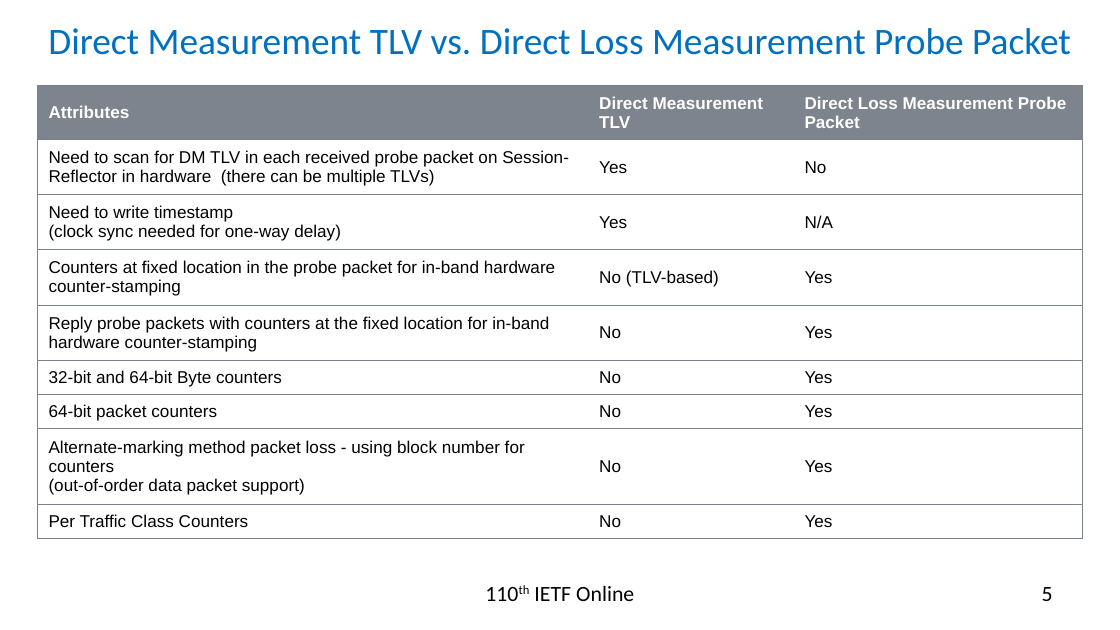
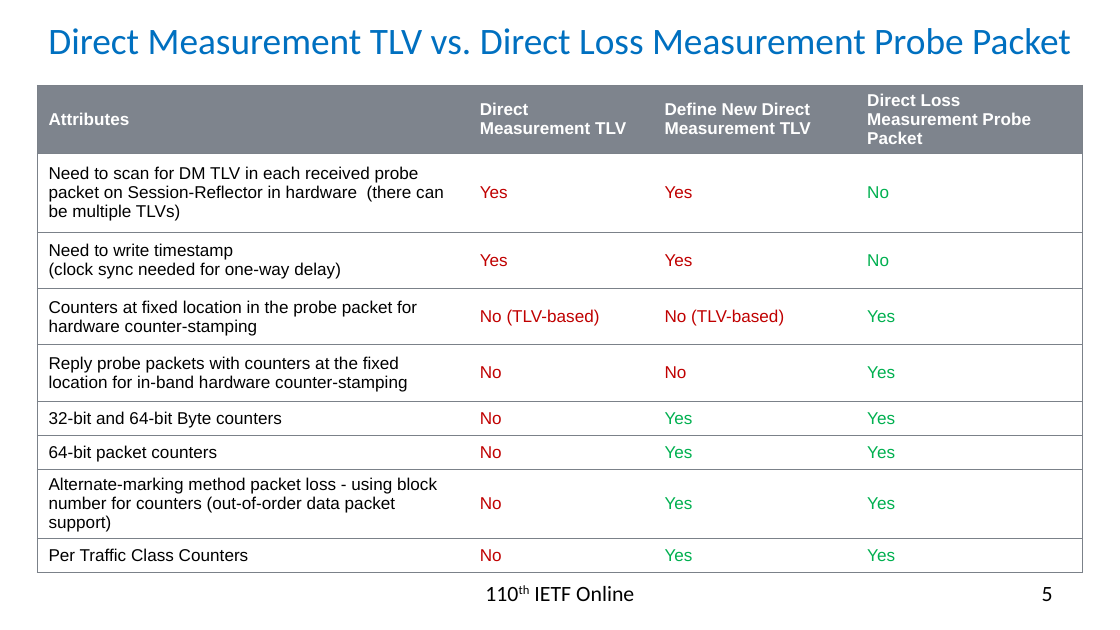
Before and after one commit to rakgandhi/ietf-slides, a slide deck: slide 5 of draft-gandhi-ippm-simple-direct-loss-00.pptx. Drawn at 1120x630 pixels with LibreOffice and Linux fonts; fonts in the diff are those of the drawing. Boxes give left, top, right and bottom in pixels: in the first picture for what was removed or moved away, otherwise in the second. Text is boxed around its words. In the diff, an @@ line names an element or a change of style, - is before the commit and + after.

```diff
--- a/draft-gandhi-ippm-simple-direct-loss-00.pptx
+++ b/draft-gandhi-ippm-simple-direct-loss-00.pptx
@@ table at [37, 85, 1082, 565] @@
-column 1, row 4: Counters at fixed location in the probe packet for in-band hardware counter-stamping
+column 1, row 4: Counters at fixed location in the probe packet for hardware counter-stamping
-column 1, row 8: Alternate-marking method packet loss - using block number for counters / (out-of-order data packet support)
+column 1, row 8: Alternate-marking method packet loss - using block number for counters (out-of-order data packet support)
-column 3: Direct Loss Measurement Probe Packet | No | N/A | Yes | Yes | Yes | Yes | Yes | Yes
+column 3: Define New Direct Measurement TLV | Yes | Yes | No (TLV-based) | No | Yes | Yes | Yes | Yes
+column 4: Direct Loss Measurement Probe Packet | No | No | Yes | Yes | Yes | Yes | Yes | Yes
```
Also in this commit, not shown: 1 other slide changed, 1 other file.
